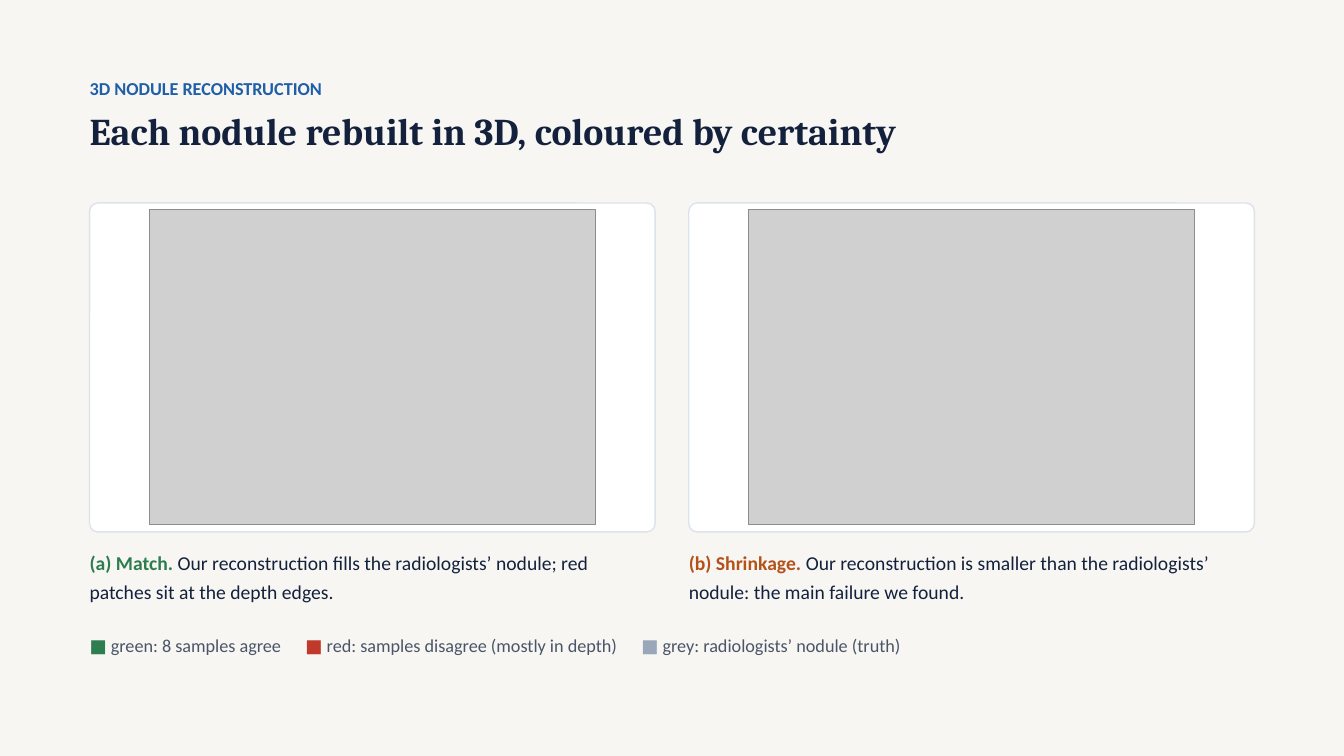
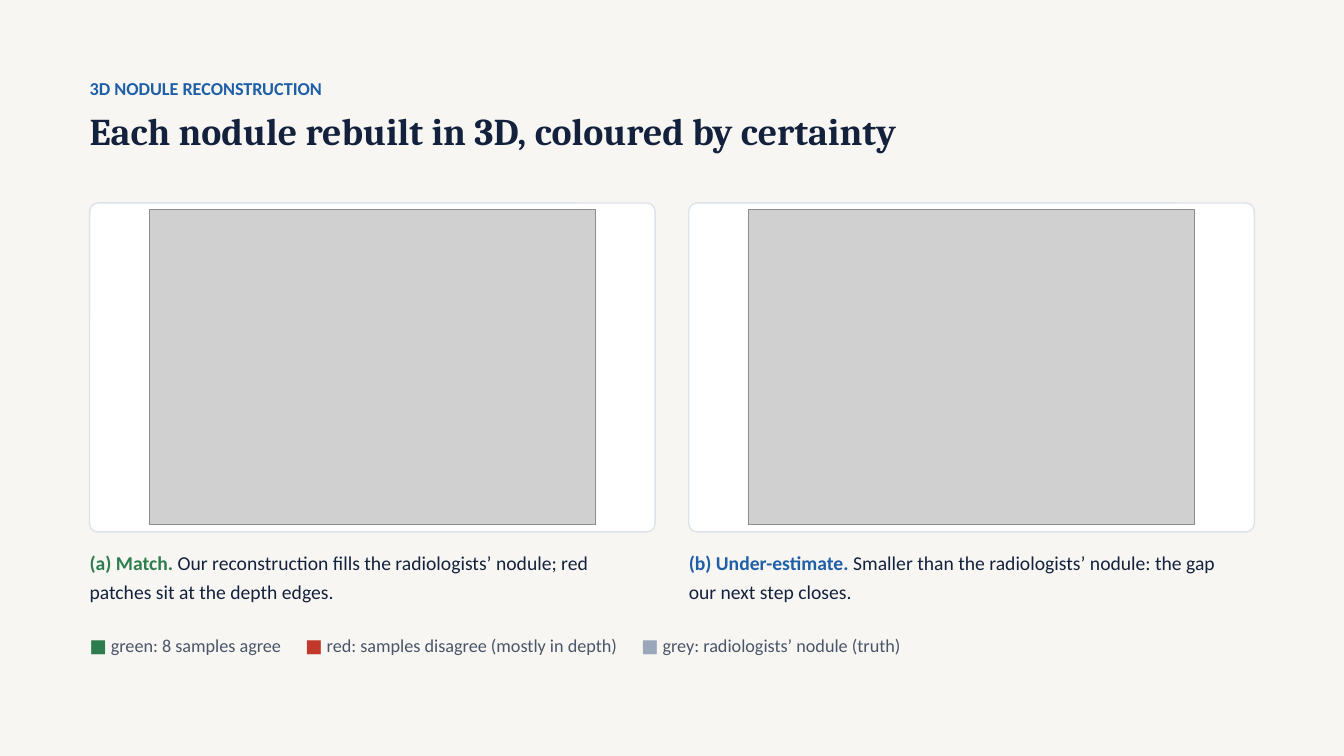
Before and after one commit to tcsquanta/medlift3d, a slide deck: slide 11 of report/MedLift3D_Defense.pptx. Drawn at 1344x756 pixels with LibreOffice and Linux fonts; fonts in the diff are those of the drawing; grey boxes stand for pictures. Boxes give left, top, right and bottom in pixels: in the first picture for what was removed or moved away, otherwise in the second. Text is boxed around its words. In the diff, an @@ line names an element or a change of style, - is before the commit and + after.

```diff
--- a/report/MedLift3D_Defense.pptx
+++ b/report/MedLift3D_Defense.pptx
@@ text at bbox=[689, 555, 1215, 602]: text changed @@
-(b) Shrinkage. Our reconstruction is smaller than the radiologists’ nodule: the main failure we found.
+(b) Under-estimate. Smaller than the radiologists’ nodule: the gap our next step closes.
```
Also in this commit, not shown: 6 other slides changed, 1 slide added, 1 slide removed.
